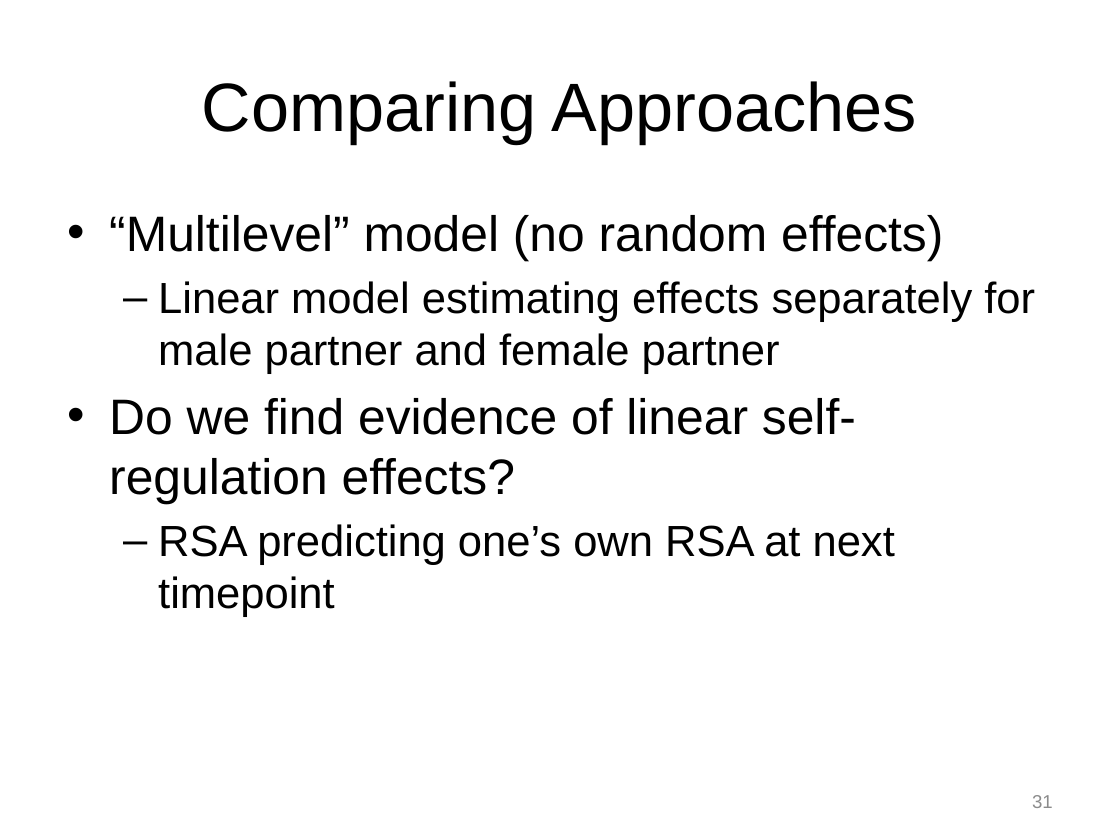
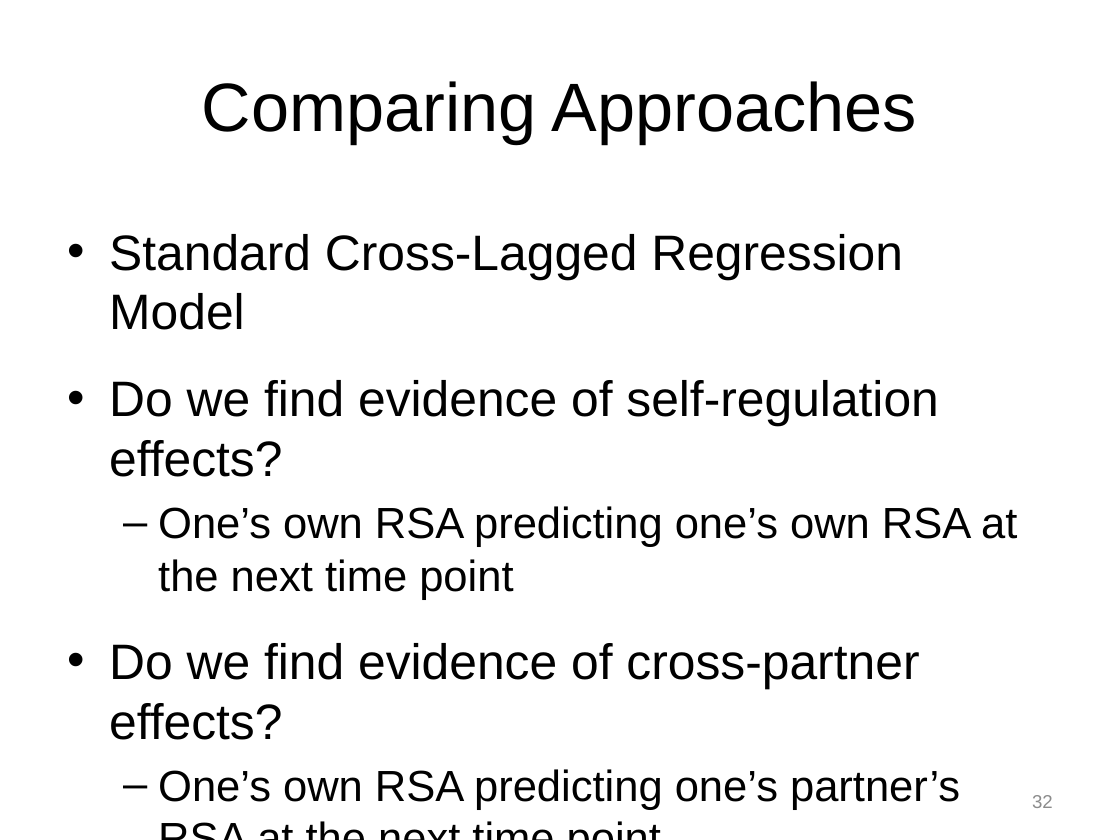
Before and after one commit to mayazrm/KZNB, a slide deck: slide 32 of DSM/Bolger_DSM_Report_from_the_Trenches_170613KZ.pptx (slide 31 before the commit). Drawn at 1120x840 pixels with LibreOffice and Linux fonts; fonts in the diff are those of the drawing. Boxes give left, top, right and bottom in pixels: in the first picture for what was removed or moved away, otherwise in the second. Text is boxed around its words. In the diff, an @@ line names an element or a change of style, - is before the commit and + after.

```diff
--- a/DSM/Bolger_DSM_Report_from_the_Trenches_170613KZ.pptx
+++ b/DSM/Bolger_DSM_Report_from_the_Trenches_170613KZ.pptx
@@ text at box(109, 234, 1017, 810): text changed; size 28 to 32 pt @@
-• “Multilevel” model (no random effects)
-  – Linear model estimating effects separately for male partner and female partner
-• Do we find evidence of linear self-regulation effects?
-  – RSA predicting one’s own RSA at next timepoint
+• Standard Cross-Lagged Regression Model
+• Do we find evidence of self-regulation effects?
+  – One’s own RSA predicting one’s own RSA at the next time point
+• Do we find evidence of cross-partner effects?
+  – One’s own RSA predicting one’s partner’s RSA at the next time point
@@ page number at box(1032, 795, 1053, 808): text changed @@
-31
+32
```
Also in this commit, not shown: 9 other slides changed, 2 slides added, 3 slides removed, 7 other files.
